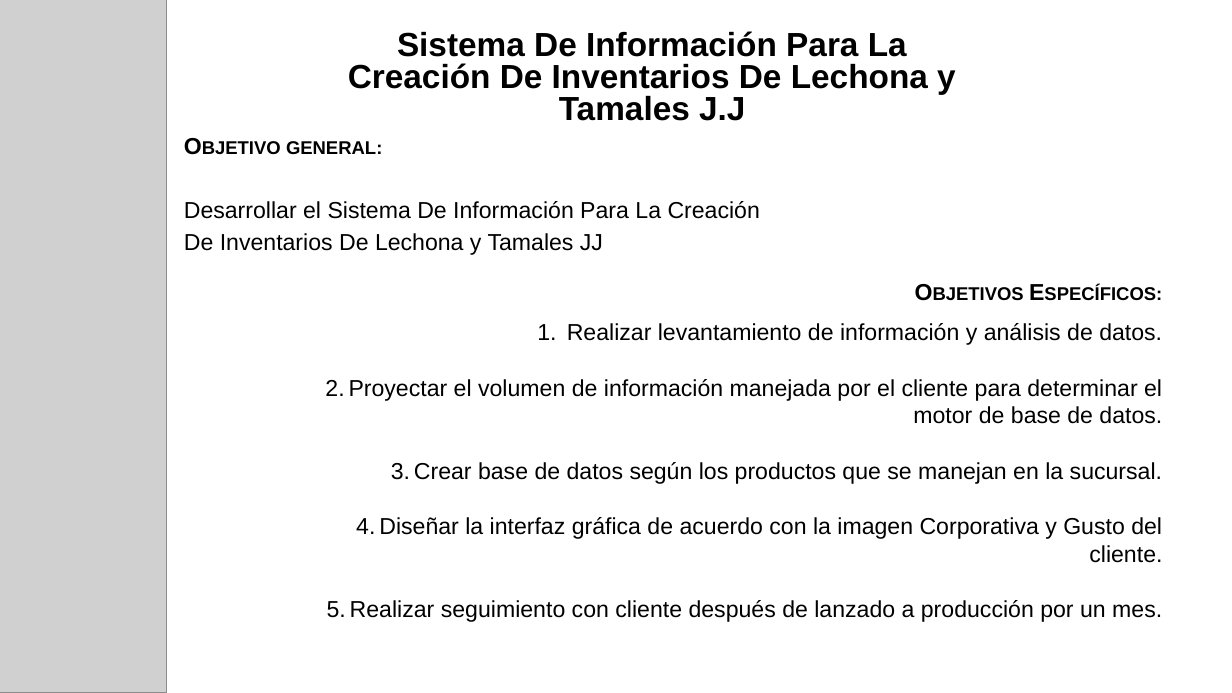
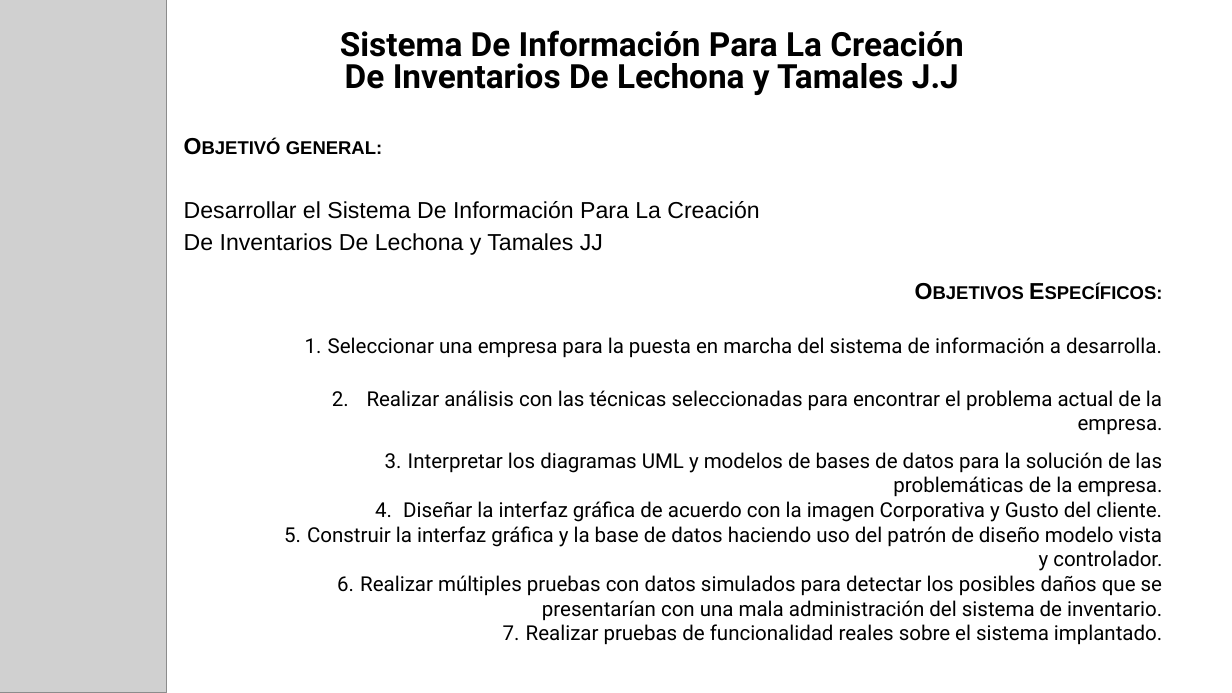
Before and after one commit to ProyectoJJ/Proyecto, a slide deck: slide 2 of Presentacion Final.pptx (slide 3 before the commit). Drawn at 1232x693 pixels with LibreOffice and Linux fonts; fonts in the diff are those of the drawing; grey boxes stand for pictures. Boxes give left, top, right and bottom in pixels: in the first picture for what was removed or moved away, otherwise in the second. Text is boxed around its words. In the diff, an @@ line names an element or a change of style, - is before the commit and + after.

```diff
--- a/Presentacion Final.pptx
+++ b/Presentacion Final.pptx
@@ subtitle "Sistema De Información Para La ..." at (x1=340, y1=30, x2=963, y2=95): font Arial to Roboto; more space between paragraphs @@
@@ text at (x1=184, y1=141, x2=759, y2=255): text changed @@
-Objetivo general:
-Desarrollar el Sistema De Información Para La Creación De Inventarios De Lechona y Tamales JJ
+Objetivó general:
+Desarrollar el Sistema De Información Para La Creación De Inventarios De Lechona y Tamales JJ
@@ text at (x1=328, y1=337, x2=1163, y2=497): text changed; size 18 to 16 pt; font Arial to Roboto @@
-1. Realizar levantamiento de información y análisis de datos.
-2. Proyectar el volumen de información manejada por el cliente para determinar el motor de base de datos.
-3. Crear base de datos según los productos que se manejan en la sucursal.
+1. Seleccionar una empresa para la puesta en marcha del sistema de información a desarrolla.
+2. Realizar análisis con las técnicas seleccionadas para encontrar el problema actual de la empresa.
+3. Interpretar los diagramas UML y modelos de bases de datos para la solución de las problemáticas de la empresa.
@@ text at (x1=403, y1=501, x2=1162, y2=522): size 18 to 16 pt, font Arial to Roboto in "Diseñar la interfaz gráfica de acuerdo con ..."; more space between paragraphs @@
@@ text at (x1=307, y1=526, x2=1162, y2=645): text changed; size 18 to 16 pt; font Arial to Roboto @@
-5. Realizar seguimiento con cliente después de lanzado a producción por un mes.
+5. Construir la interfaz gráfica y la base de datos haciendo uso del patrón de diseño modelo vista y controlador.
+6. Realizar múltiples pruebas con datos simulados para detectar los posibles daños que se presentarían con una mala administración del sistema de inventario.
+7. Realizar pruebas de funcionalidad reales sobre el sistema implantado.
```
Also in this commit, not shown: 7 other slides changed, 1 slide added, 2 slides removed.
